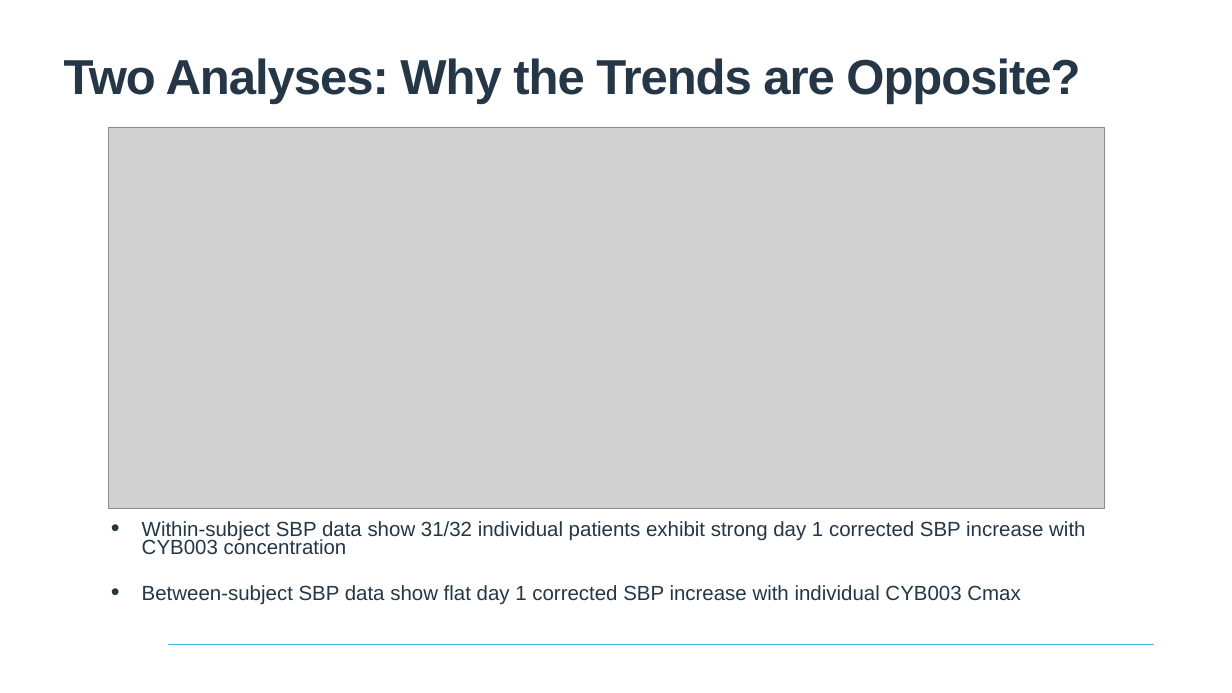
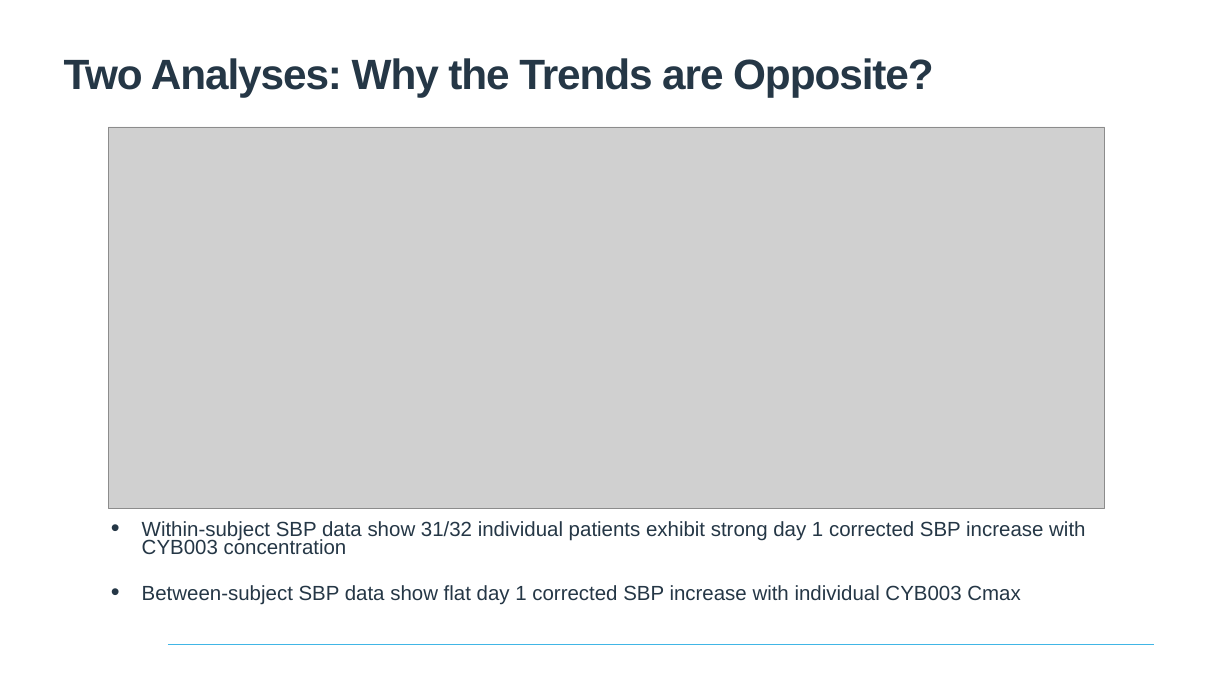
Before and after one commit to yangtairan/job, a slide deck: slide 4 of ClinPharmForum_081826.pptx. Drawn at 1232x693 pixels with LibreOffice and Linux fonts; fonts in the diff are those of the drawing; grey boxes stand for pictures; background and template pictures are left out. Boxes give left, top, right and bottom in pixels: in the first picture for what was removed or moved away, otherwise in the second. Text is boxed around its words. In the diff, an @@ line names an element or a change of style, - is before the commit and + after.

```diff
--- a/ClinPharmForum_081826.pptx
+++ b/ClinPharmForum_081826.pptx
@@ title "Two Analyses: Why the Trends ..." at <box>64,58,934,97</box>: size 76.5 to 66 pt @@
```
Also in this commit, not shown: 2 other slides changed, 1 slide added, 1 slide removed.
